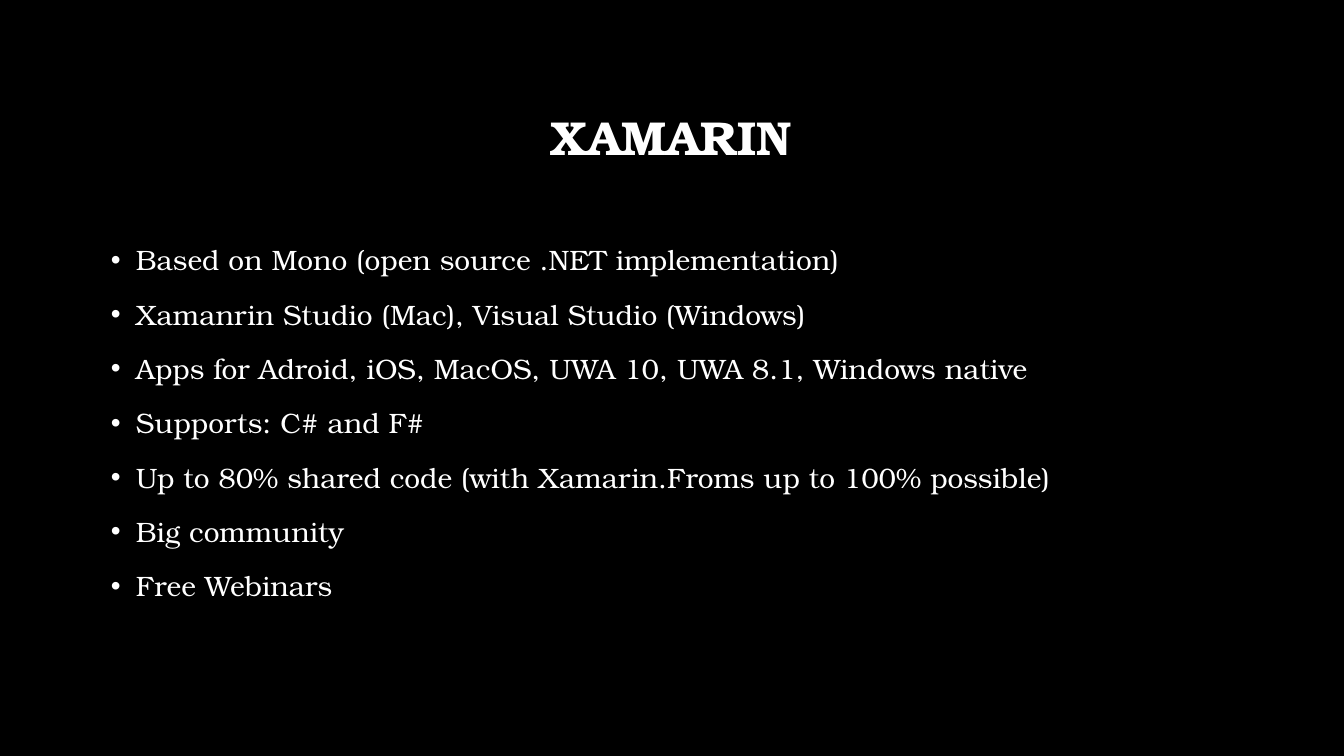
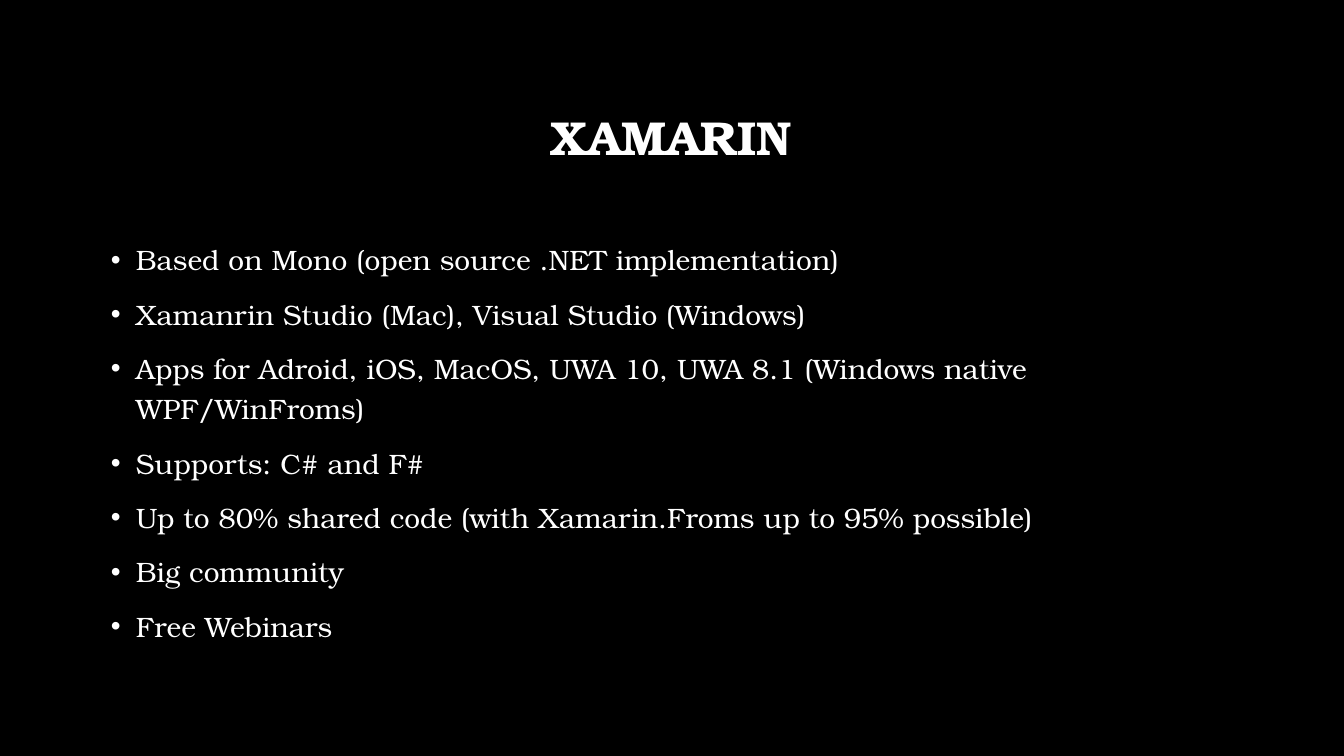
Before and after one commit to dersia/XamarinExamples, a slide deck: slide 2 of slides/Xamarin.pptx. Drawn at 1344x756 pixels with LibreOffice and Linux fonts; fonts in the diff are those of the drawing; background and template pictures are left out. Boxes give left, top, right and bottom in pixels: in the first picture for what was removed or moved away, otherwise in the second. Text is boxed around its words. In the diff, an @@ line names an element or a change of style, - is before the commit and + after.

Commit message:
updated slides

```diff
--- a/slides/Xamarin.pptx
+++ b/slides/Xamarin.pptx
@@ text at [136, 358, 1026, 423]: text changed @@
-• Apps for Adroid, iOS, MacOS, UWA 10, UWA 8.1, Windows native
+• Apps for Adroid, iOS, MacOS, UWA 10, UWA 8.1 (Windows native WPF/WinFroms)
@@ text at [136, 508, 1032, 534]: text changed @@
-• Up to 80% shared code (with Xamarin.Froms up to 100% possible)
+• Up to 80% shared code (with Xamarin.Froms up to 95% possible)
```
Also in this commit, not shown: 5 other slides changed, 3 slides added.
